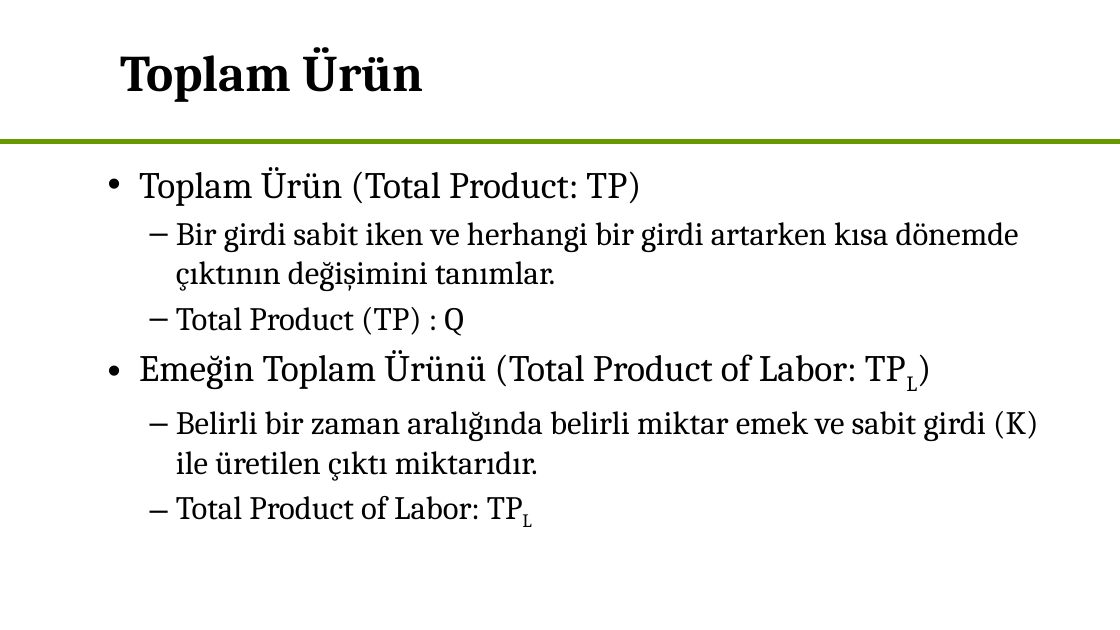
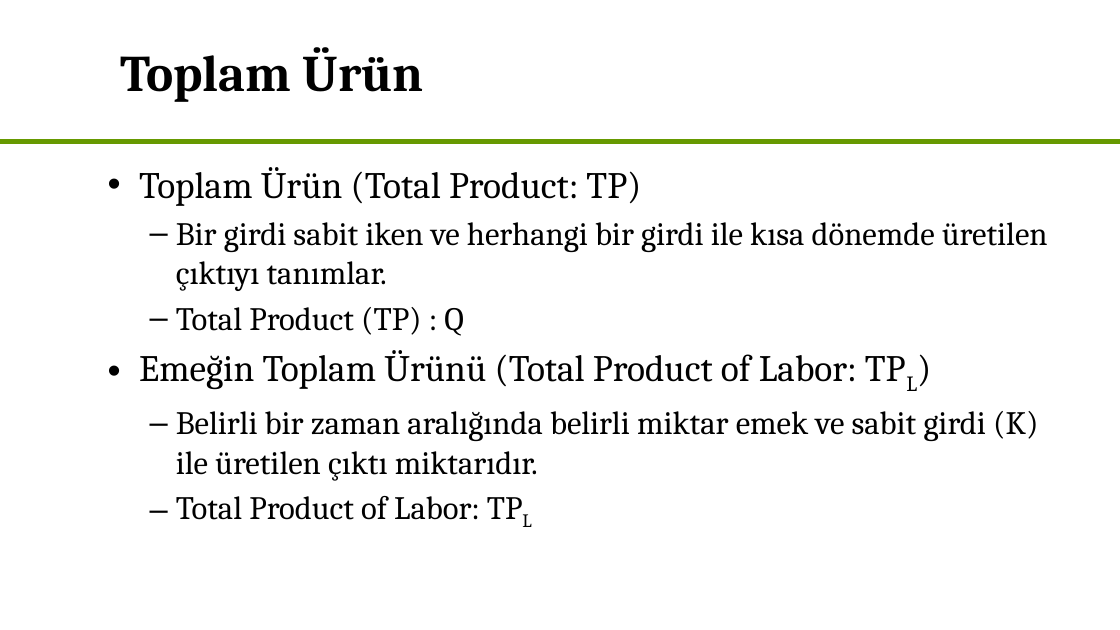
Before and after one commit to akademiekonometri/akademi-ekonometri-academic, a slide deck: slide 12 of static/repo/akek/courses/ekonomi/Ekonomi - Hafta 6 (Kara).pptx. Drawn at 1120x630 pixels with LibreOffice and Linux fonts; fonts in the diff are those of the drawing. Boxes give left, top, right and bottom in pixels: in the first picture for what was removed or moved away, otherwise in the second. Text is boxed around its words. In the diff, an @@ line names an element or a change of style, - is before the commit and + after.

```diff
--- a/static/repo/akek/courses/ekonomi/Ekonomi - Hafta 6 (Kara).pptx
+++ b/static/repo/akek/courses/ekonomi/Ekonomi - Hafta 6 (Kara).pptx
@@ text at [176,222,1048,291]: text changed @@
-  – Bir girdi sabit iken ve herhangi bir girdi artarken kısa dönemde çıktının değişimini tanımlar.
+  – Bir girdi sabit iken ve herhangi bir girdi ile kısa dönemde üretilen çıktıyı tanımlar.
```
Also in this commit, not shown: 1 other slide changed, 29 other files.
